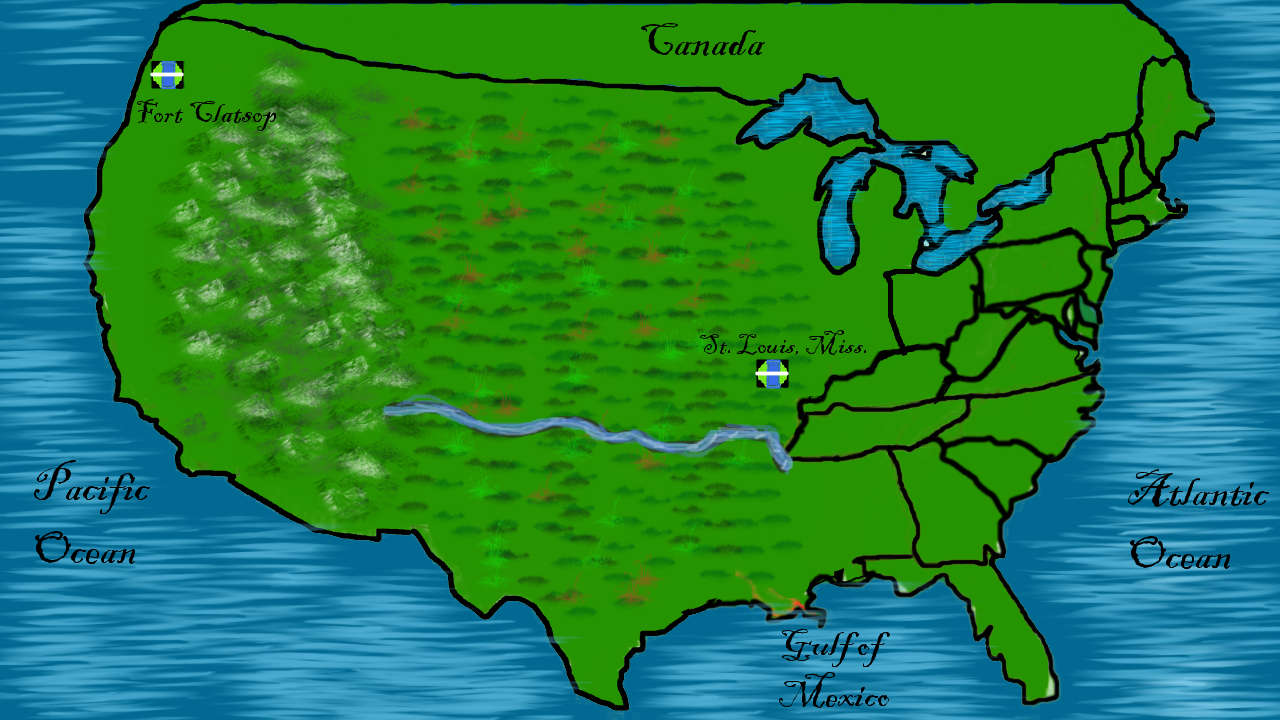
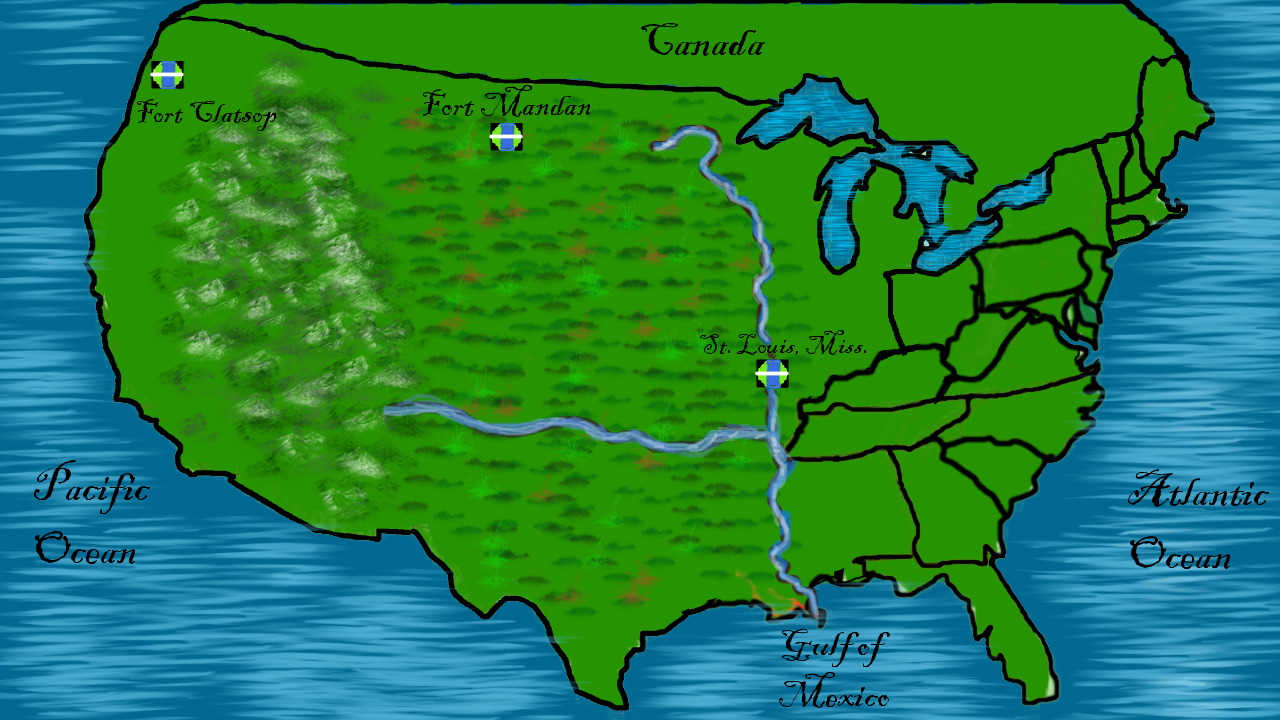
The second 1280 × 720 image is a revision of the first. Changes to its layers:
added layer "Layer 5(pasted)" above "Layer 1" over [423, 85, 576, 151]
painted on "Layer 1" over [423, 85, 822, 621]
